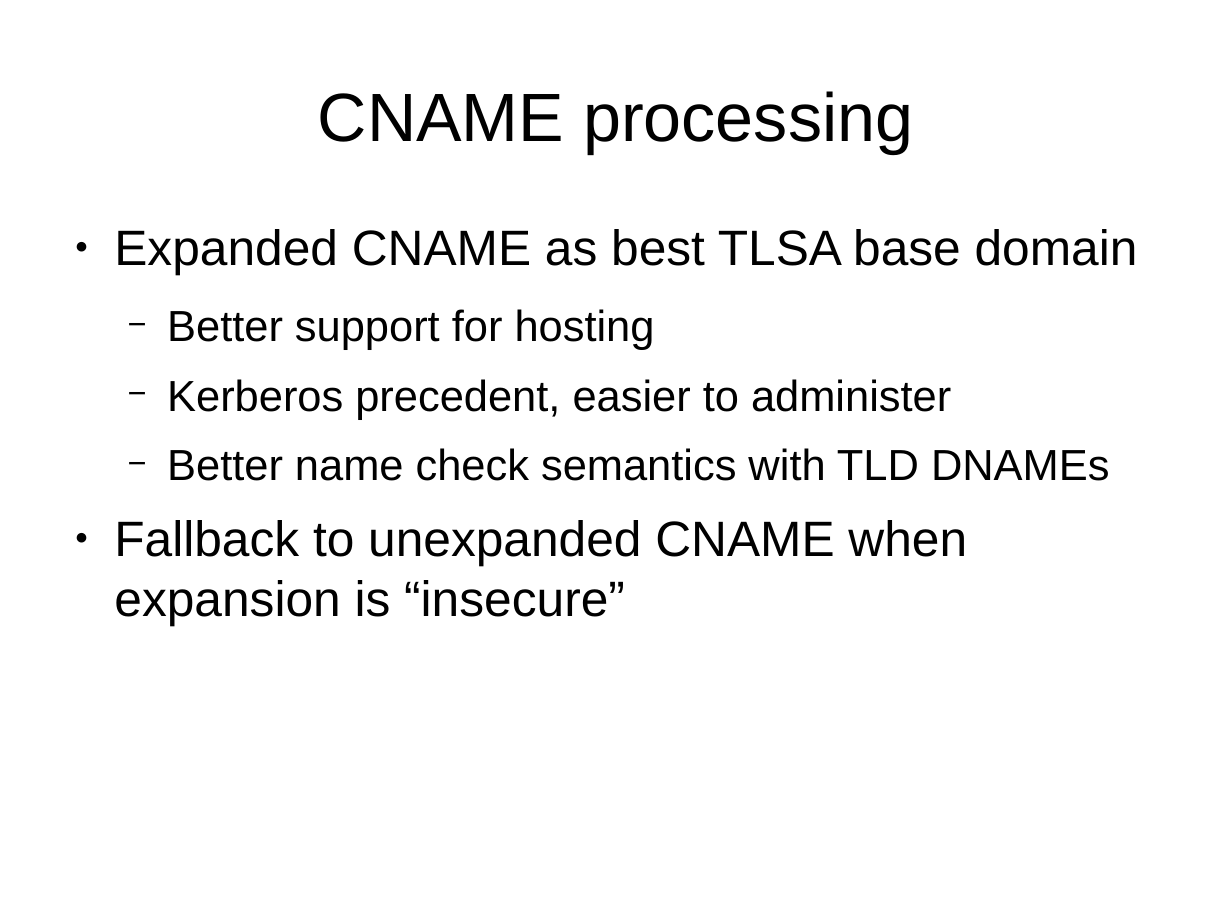
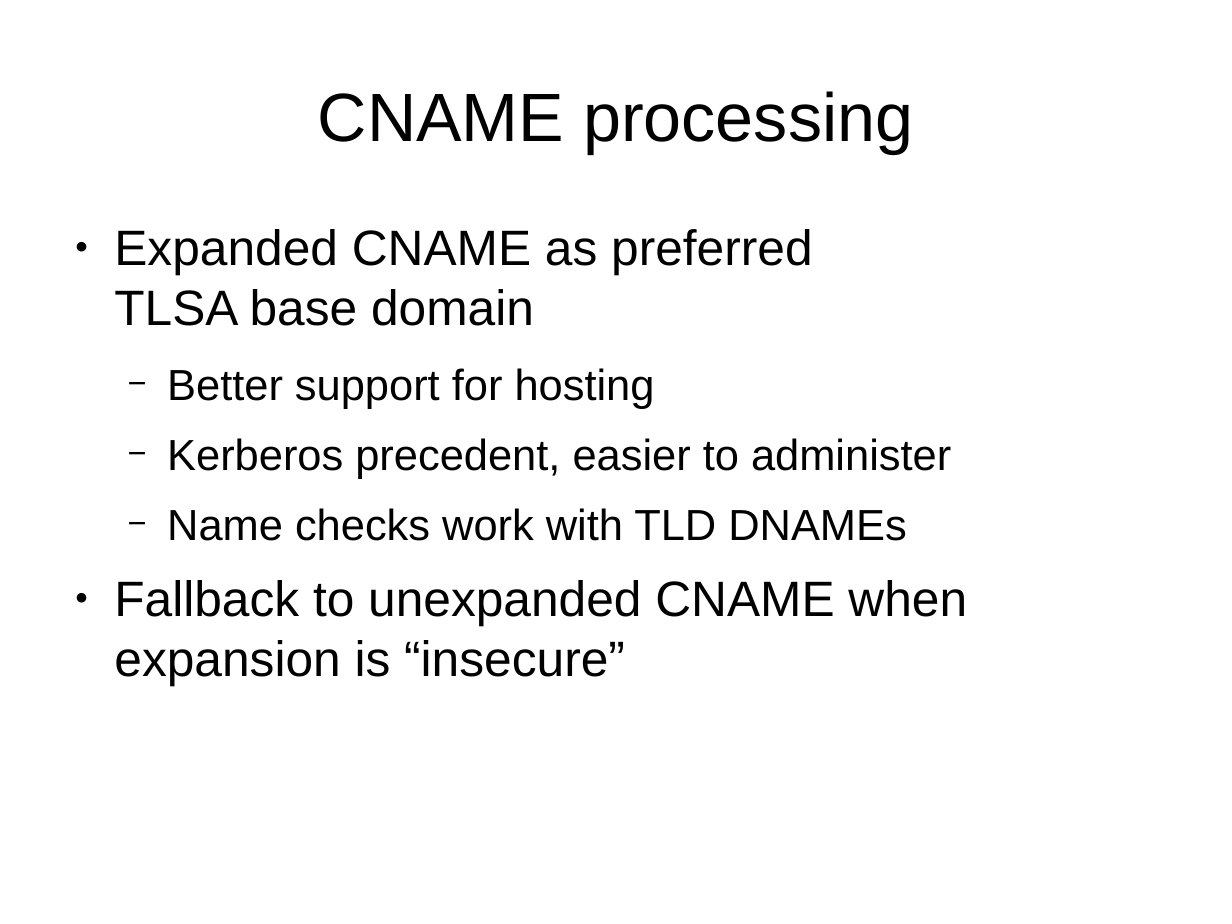
Before and after one commit to vdukhovni/ietf, a slide deck: slide 6 of DANE-SMTP.odp. Drawn at 1232x924 pixels with LibreOffice and Linux fonts; fonts in the diff are those of the drawing. Boxes give left, top, right and bottom in pixels: in the first picture for what was removed or moved away, otherwise in the second. Text is boxed around its words. In the diff, an @@ line names an element or a change of style, - is before the commit and + after.

```diff
--- a/DANE-SMTP.odp
+++ b/DANE-SMTP.odp
@@ text at box(114, 229, 812, 326): text changed @@
-● Expanded CNAME as best TLSA base domain
+● Expanded CNAME as preferred
+  TLSA base domain
@@ text at box(167, 508, 906, 541): text changed @@
-  − Better name check semantics with TLD DNAMEs
+  − Name checks work with TLD DNAMEs
```
Also in this commit, not shown: 7 other slides changed.
